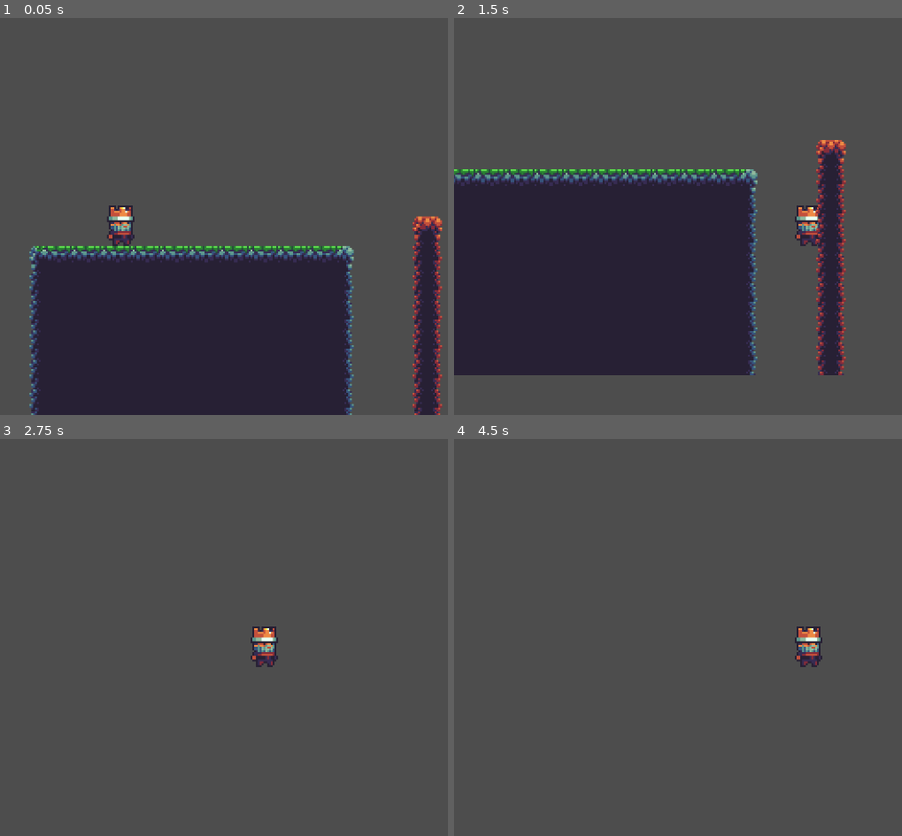
Above: before the commit, frames 1-4 (two rows, left to right).
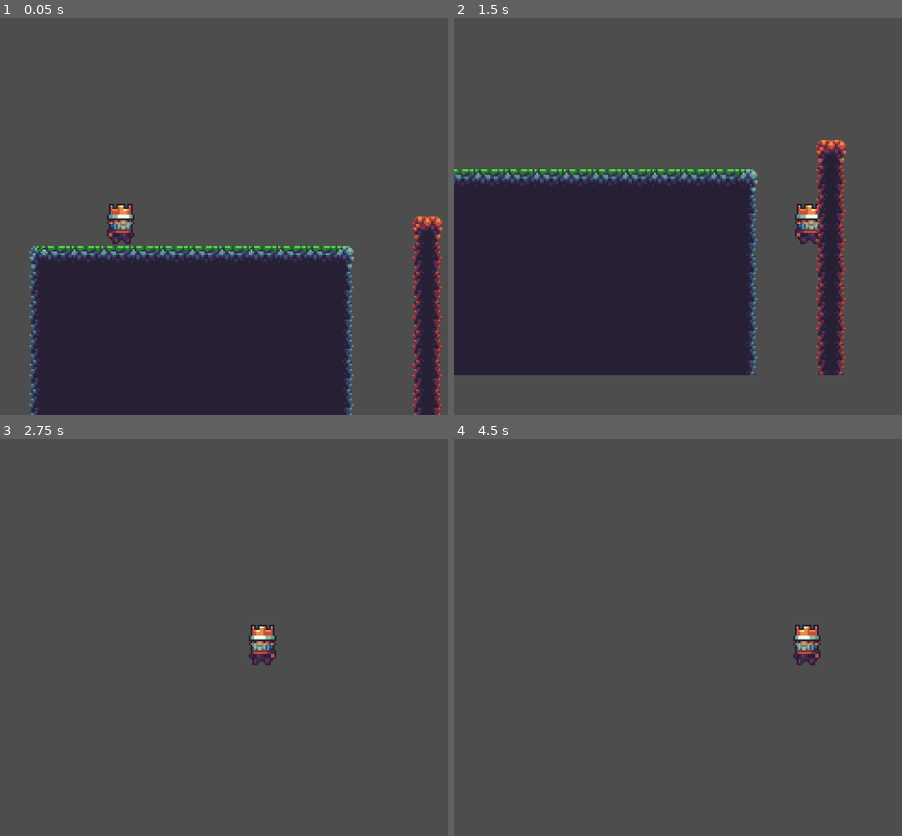
Above: after the commit, the same moments.

Repository: TobsF/c4k-jump-and-run
Game: Godot game, scene res://game.tscn
Two runs of this game, one before a commit and one after it. Both use one fixed random seed, a clock stepped at 60 frames per second and the inputs below.
Inputs:
- Up to frame 1 (0.05 s): no input
- Up to frame 2 (1.5 s): tap Enter (ui_accept) at 0.5, 0.77 s; hold Right (ui_right) from 0.53 s (still down)
- Up to frame 3 (2.75 s): tap Enter (ui_accept) at 1.52 s; release Right (ui_right) at 2.03 s; hold Left (ui_left) from 2.03 s (still down)
- Up to frame 4 (4.5 s): release Left (ui_left) at 2.78 s; hold Right (ui_right) 2.78-4.28 s; tap Enter (ui_accept) at 3.02, 3.5, 3.77, 4.25 s; hold Left (ui_left) from 4.28 s (still down)

The runs differ from the first frame. In frame 1, 0.4% of the frame differs, in the area x 23-31%, y 46-58%; in frame 2, 0.3%; in frame 3, 0.5%, in the area x 55-63%, y 46-58%; in frame 4, 0.5%.

Commit message:
added run and jump animations to player

Diff:
--- a/player.gd
+++ b/player.gd
@@ -25,4 +25,16 @@
 	else:
 		velocity.x = move_toward(velocity.x, 0, SPEED)
 
+	if not is_on_floor():
+		$AnimatedSprite2D.play("jump")
+	elif not direction:
+		$AnimatedSprite2D.play("default")
+	else:
+		$AnimatedSprite2D.play("run")
+
+	if direction < 0:
+		$AnimatedSprite2D.flip_h = true
+	elif direction > 0:
+		$AnimatedSprite2D.flip_h = false
+
 	move_and_slide()
--- a/player.tscn
+++ b/player.tscn
@@ -6,6 +6,22 @@
 [sub_resource type="AtlasTexture" id="AtlasTexture_i3pqv"]
 atlas = ExtResource("2_onrkg")
 region = Rect2(0, 32, 32, 32)
+
+[sub_resource type="AtlasTexture" id="AtlasTexture_onrkg"]
+atlas = ExtResource("2_onrkg")
+region = Rect2(192, 32, 32, 32)
+
+[sub_resource type="AtlasTexture" id="AtlasTexture_hqtel"]
+atlas = ExtResource("2_onrkg")
+region = Rect2(384, 32, 32, 32)
+
+[sub_resource type="AtlasTexture" id="AtlasTexture_sweqy"]
+atlas = ExtResource("2_onrkg")
+region = Rect2(416, 32, 32, 32)
+
+[sub_resource type="AtlasTexture" id="AtlasTexture_2hs0m"]
+atlas = ExtResource("2_onrkg")
+region = Rect2(352, 32, 32, 32)
 
 [sub_resource type="SpriteFrames" id="SpriteFrames_hqtel"]
 animations = [{
@@ -15,6 +31,28 @@
 }],
 "loop": true,
 "name": &"default",
+"speed": 5.0
+}, {
+"frames": [{
+"duration": 1.0,
+"texture": SubResource("AtlasTexture_onrkg")
+}],
+"loop": true,
+"name": &"jump",
+"speed": 5.0
+}, {
+"frames": [{
+"duration": 1.0,
+"texture": SubResource("AtlasTexture_hqtel")
+}, {
+"duration": 1.0,
+"texture": SubResource("AtlasTexture_sweqy")
+}, {
+"duration": 1.0,
+"texture": SubResource("AtlasTexture_2hs0m")
+}],
+"loop": true,
+"name": &"run",
 "speed": 5.0
 }]
 
@@ -26,6 +64,8 @@
 
 [node name="AnimatedSprite2D" type="AnimatedSprite2D" parent="."]
 sprite_frames = SubResource("SpriteFrames_hqtel")
+animation = &"run"
+frame_progress = 0.0884522
 
 [node name="CollisionShape2D" type="CollisionShape2D" parent="."]
 position = Vector2(0.5, 6.5)
Not shown: 1 places in player.tscn that only renumber resources
